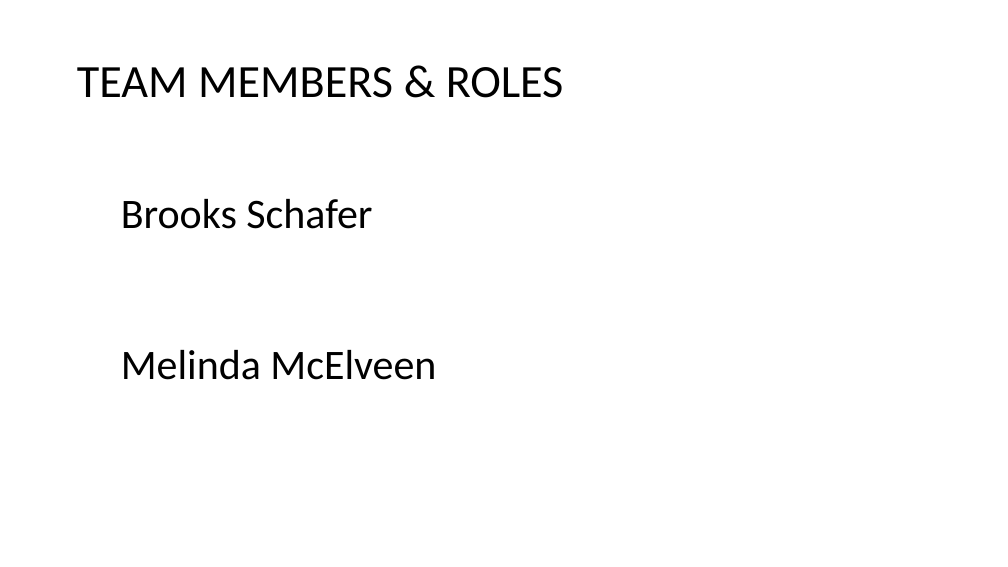
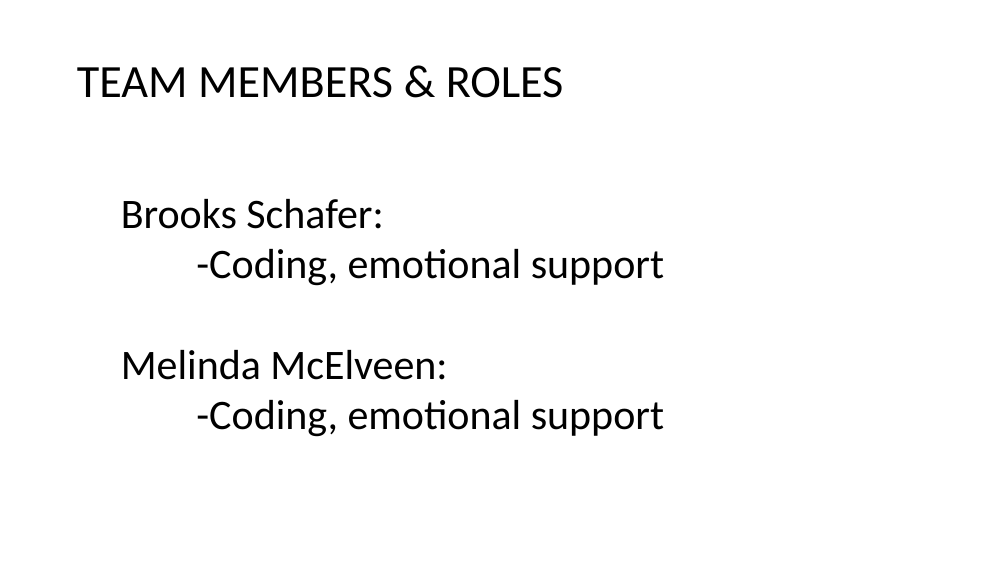
Before and after one commit to brooksschafer/cmpsML_SpaceSomethingorOther, a slide deck: slide 2 of DOC/FinalProject470_SpaceSomethingOrOther.pptx. Drawn at 1008x567 pixels with LibreOffice and Linux fonts; fonts in the diff are those of the drawing. Boxes give left, top, right and bottom in pixels: in the first picture for what was removed or moved away, otherwise in the second. Text is boxed around its words. In the diff, an @@ line names an element or a change of style, - is before the commit and + after.

```diff
--- a/DOC/FinalProject470_SpaceSomethingOrOther.pptx
+++ b/DOC/FinalProject470_SpaceSomethingOrOther.pptx
@@ text at [121, 199, 664, 437]: text changed @@
-Brooks Schafer
-    Melinda McElveen
+Brooks Schafer:
+-Coding, emotional support
+    Melinda McElveen:
+    -Coding, emotional support
```
Also in this commit, not shown: 3 other slides changed, 2 slides added, 1 other file.
